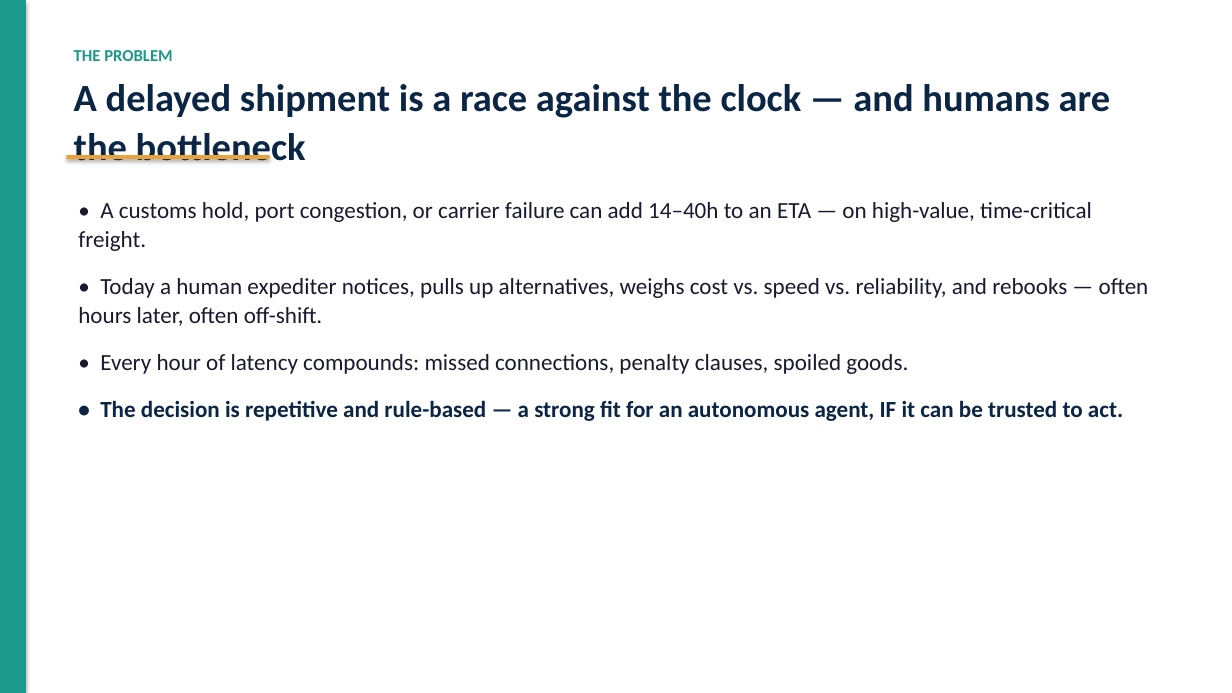
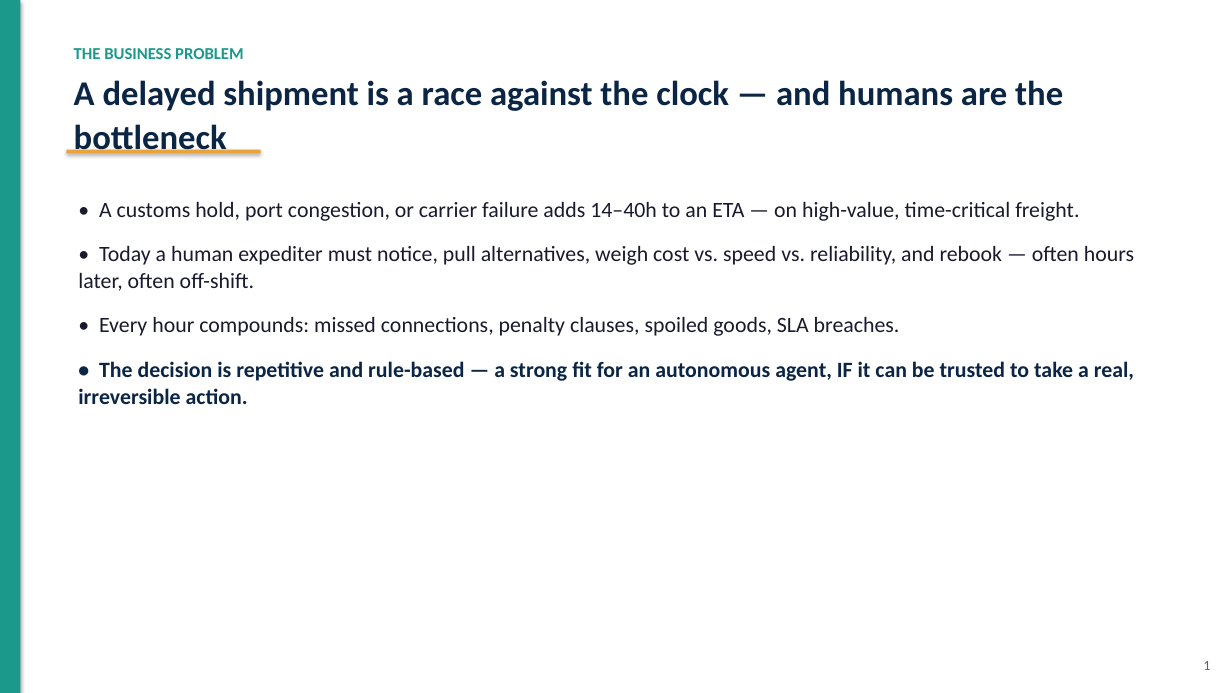
Before and after one commit to San7122/triluxo-carrier-rerouting, a slide deck: slide 2 of docs/deck.pptx. Drawn at 1232x693 pixels with LibreOffice and Linux fonts; fonts in the diff are those of the drawing. Boxes give left, top, right and bottom in pixels: in the first picture for what was removed or moved away, otherwise in the second. Text is boxed around its words. In the diff, an @@ line names an element or a change of style, - is before the commit and + after.

```diff
--- a/docs/deck.pptx
+++ b/docs/deck.pptx
@@ rectangle: place and size @@
-rectangle at [0,0,26,693]
+rectangle at [0,0,20,693]
@@ text at [74,48,243,59]: text changed @@
-THE PROBLEM
+THE BUSINESS PROBLEM
@@ text "A delayed shipment is a ..." at [74,80,1063,154]: size 30 to 27 pt @@
@@ rectangle: place and size @@
-rectangle at [67,155,270,159]
+rectangle at [67,150,261,153]
@@ text at [78,202,1134,404]: text changed; size 18 to 17 pt @@
-• A customs hold, port congestion, or carrier failure can add 14–40h to an ETA — on high-value, time-critical freight.
-• Today a human expediter notices, pulls up alternatives, weighs cost vs. speed vs. reliability, and rebooks — often hours later, often off-shift.
-• Every hour of latency compounds: missed connections, penalty clauses, spoiled goods.
-• The decision is repetitive and rule-based — a strong fit for an autonomous agent, IF it can be trusted to act.
+• A customs hold, port congestion, or carrier failure adds 14–40h to an ETA — on high-value, time-critical freight.
+• Today a human expediter must notice, pull alternatives, weigh cost vs. speed vs. reliability, and rebook — often hours later, often off-shift.
+• Every hour compounds: missed connections, penalty clauses, spoiled goods, SLA breaches.
+• The decision is repetitive and rule-based — a strong fit for an autonomous agent, IF it can be trusted to take a real, irreversible action.
@@ text added at [1203,661,1210,670], 11 pt, text #5B6470 @@
+1
```
Also in this commit, not shown: 2 other slides changed, 11 slides added, 9 slides removed, 1 other file.
